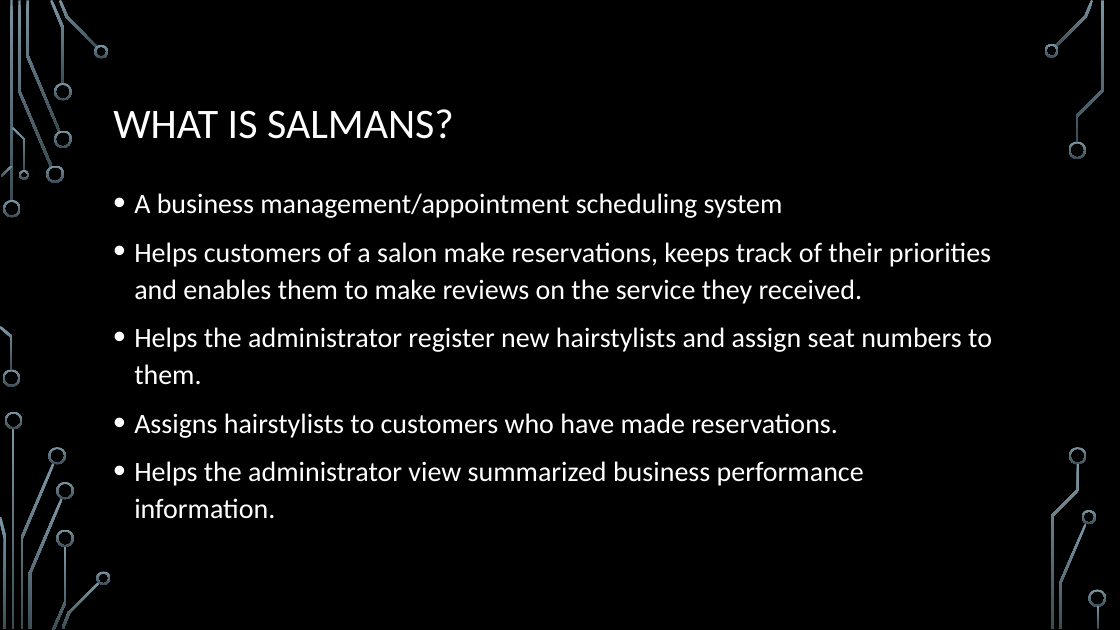
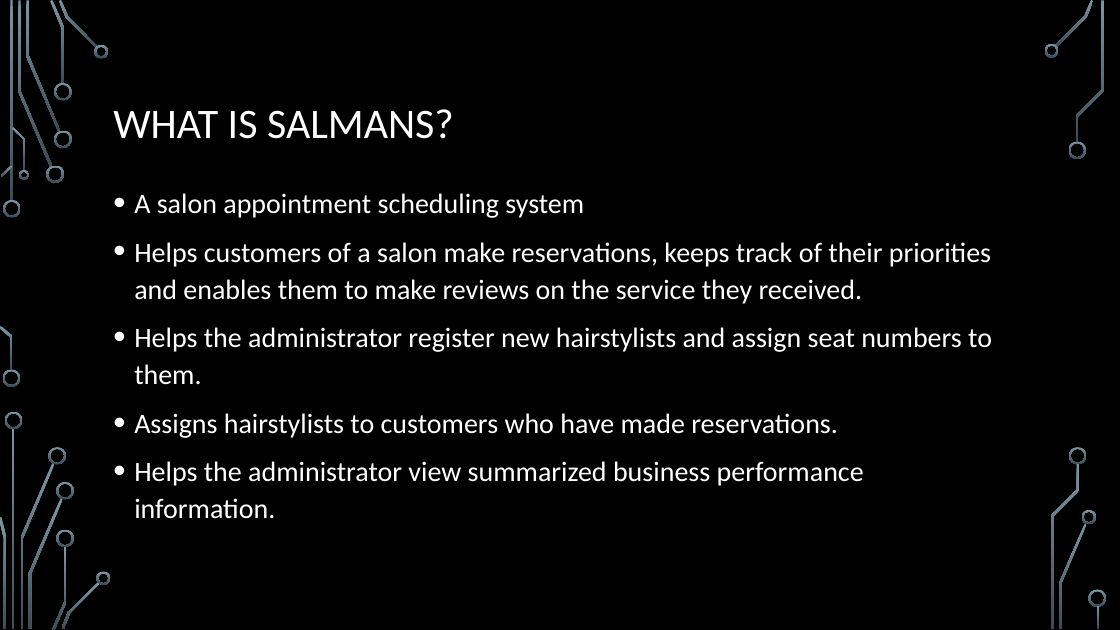
Before and after one commit to JohnLawal/SALMANS, a slide deck: slide 2 of Technical Documentation/projectpresentation.pptx. Drawn at 1120x630 pixels with LibreOffice and Linux fonts; fonts in the diff are those of the drawing; background and template pictures are left out. Boxes give left, top, right and bottom in pixels: in the first picture for what was removed or moved away, otherwise in the second. Text is boxed around its words. In the diff, an @@ line names an element or a change of style, - is before the commit and + after.

Commit message:
Updated Slide for presentation

```diff
--- a/Technical Documentation/projectpresentation.pptx
+++ b/Technical Documentation/projectpresentation.pptx
@@ text at (134, 193, 584, 218): text changed @@
-• A business management/appointment scheduling system
+• A salon appointment scheduling system
```
Also in this commit, not shown: 1 slide added, 2 other files.
